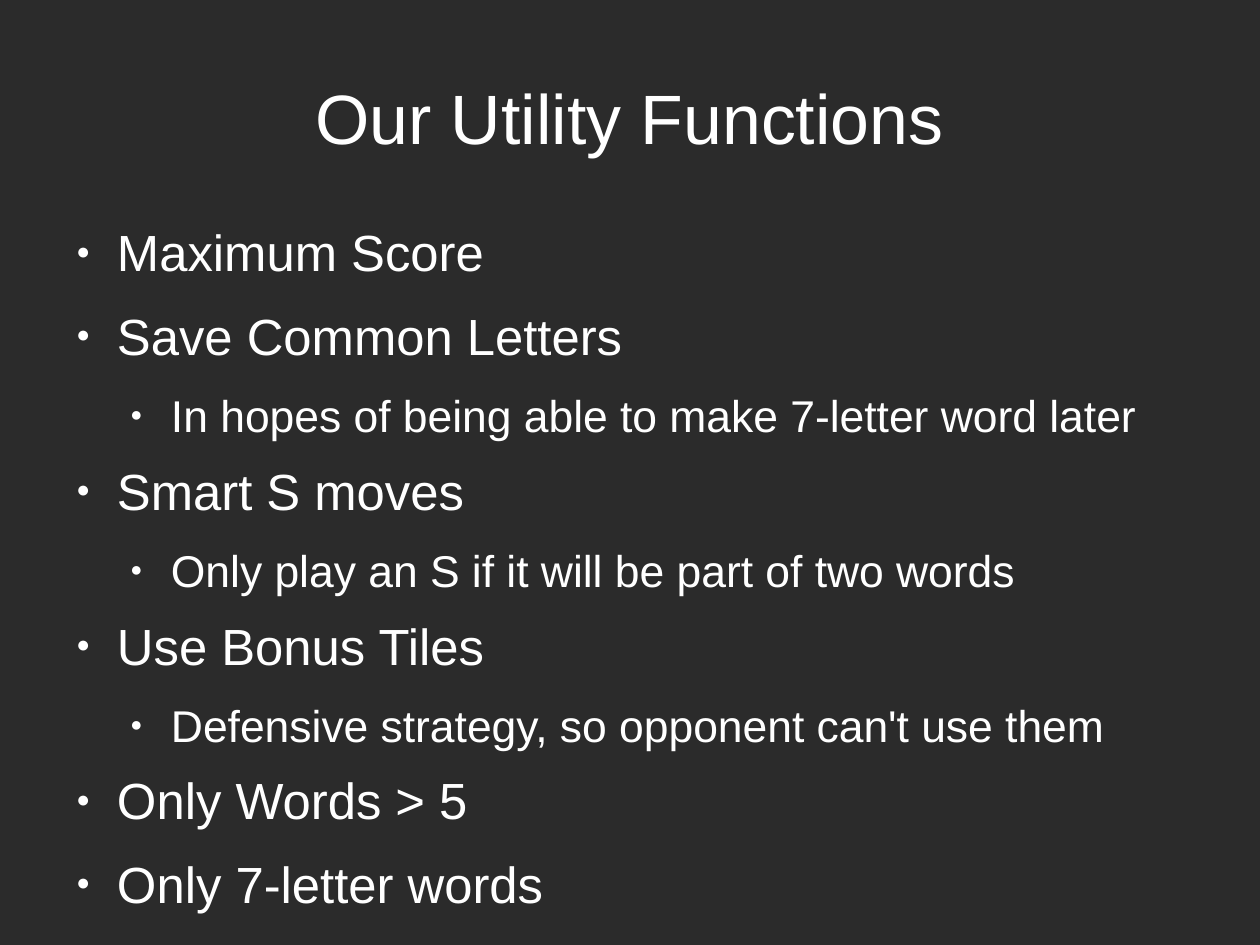
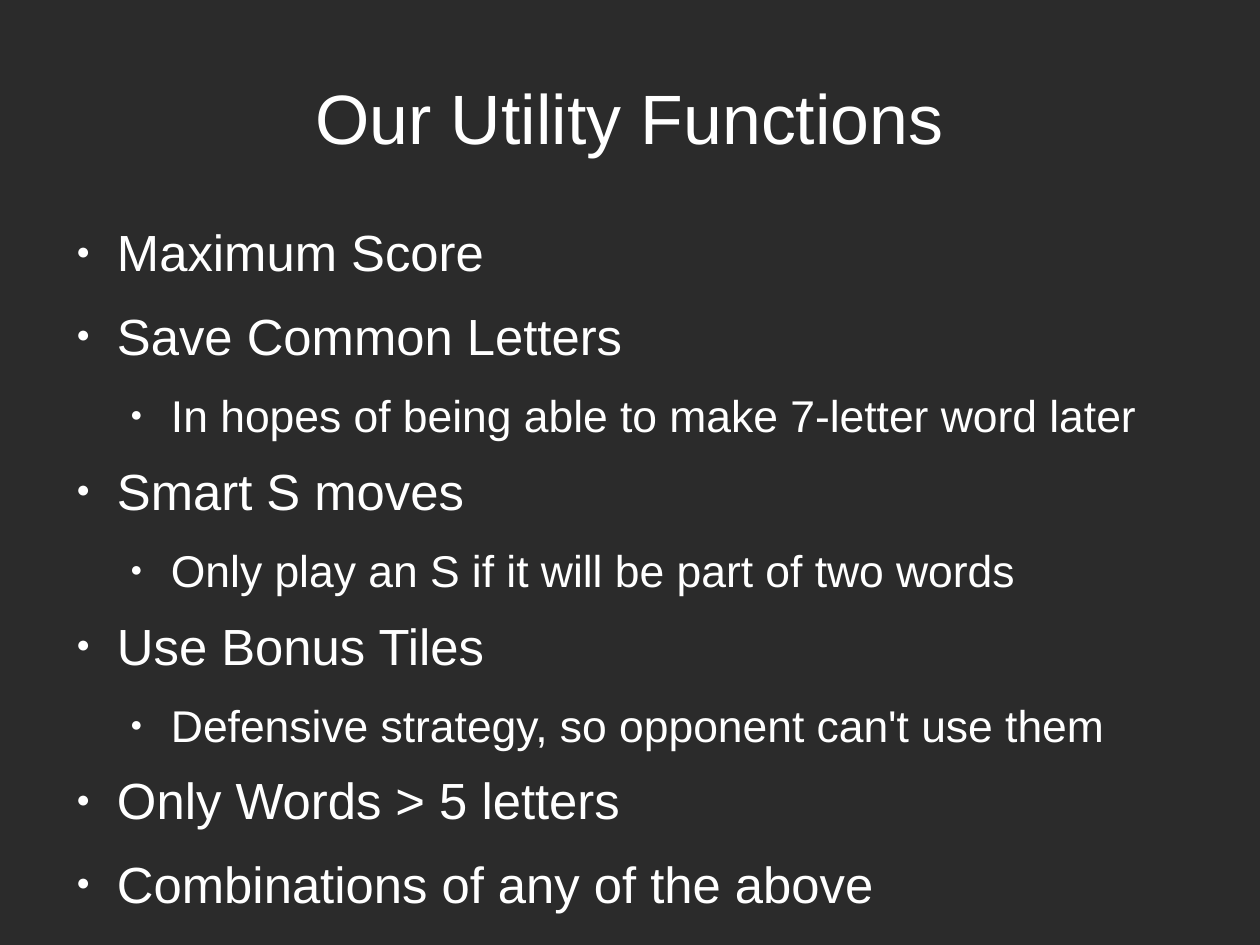
Before and after one commit to vbasarkar/sharpscrabble, a slide deck: slide 10 of docs/SharpScrabble.odp. Drawn at 1260x945 pixels with LibreOffice and Linux fonts; fonts in the diff are those of the drawing; background and template pictures are left out; a plain dark background stands for a picture behind light text. Boxes give left, top, right and bottom in pixels: in the first picture for what was removed or moved away, otherwise in the second. Text is boxed around its words. In the diff, an @@ line names an element or a change of style, - is before the commit and + after.

Commit message:
Adding GameState to setup; docs for comparison of utility functions

```diff
--- a/docs/SharpScrabble.odp
+++ b/docs/SharpScrabble.odp
@@ text at box(117, 782, 873, 913): text changed @@
-● Only Words > 5
-● Only 7-letter words
+● Only Words > 5 letters
+● Combinations of any of the above
```
Also in this commit, not shown: 2 other slides changed, 1 slide added, 7 other files.
